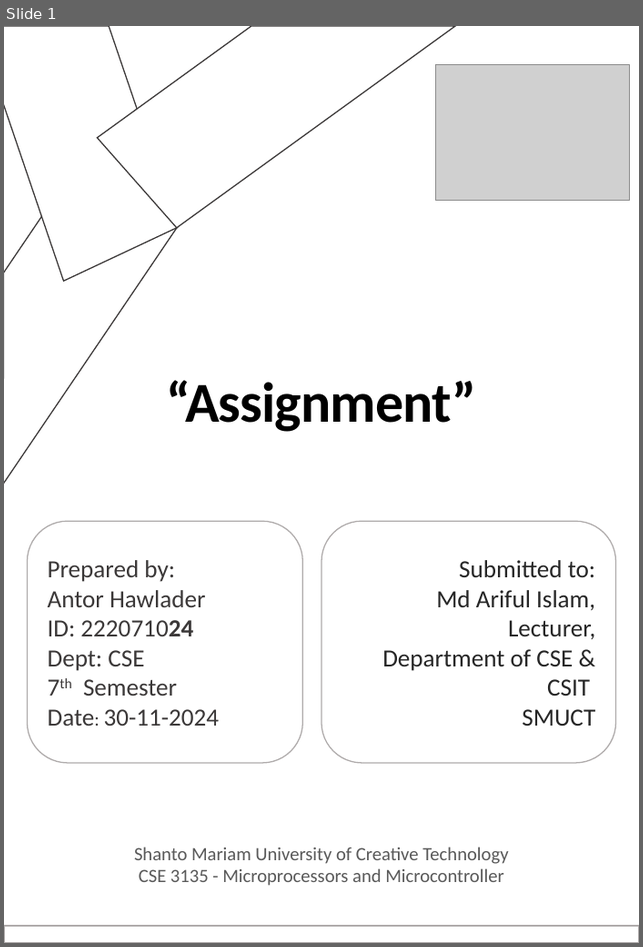
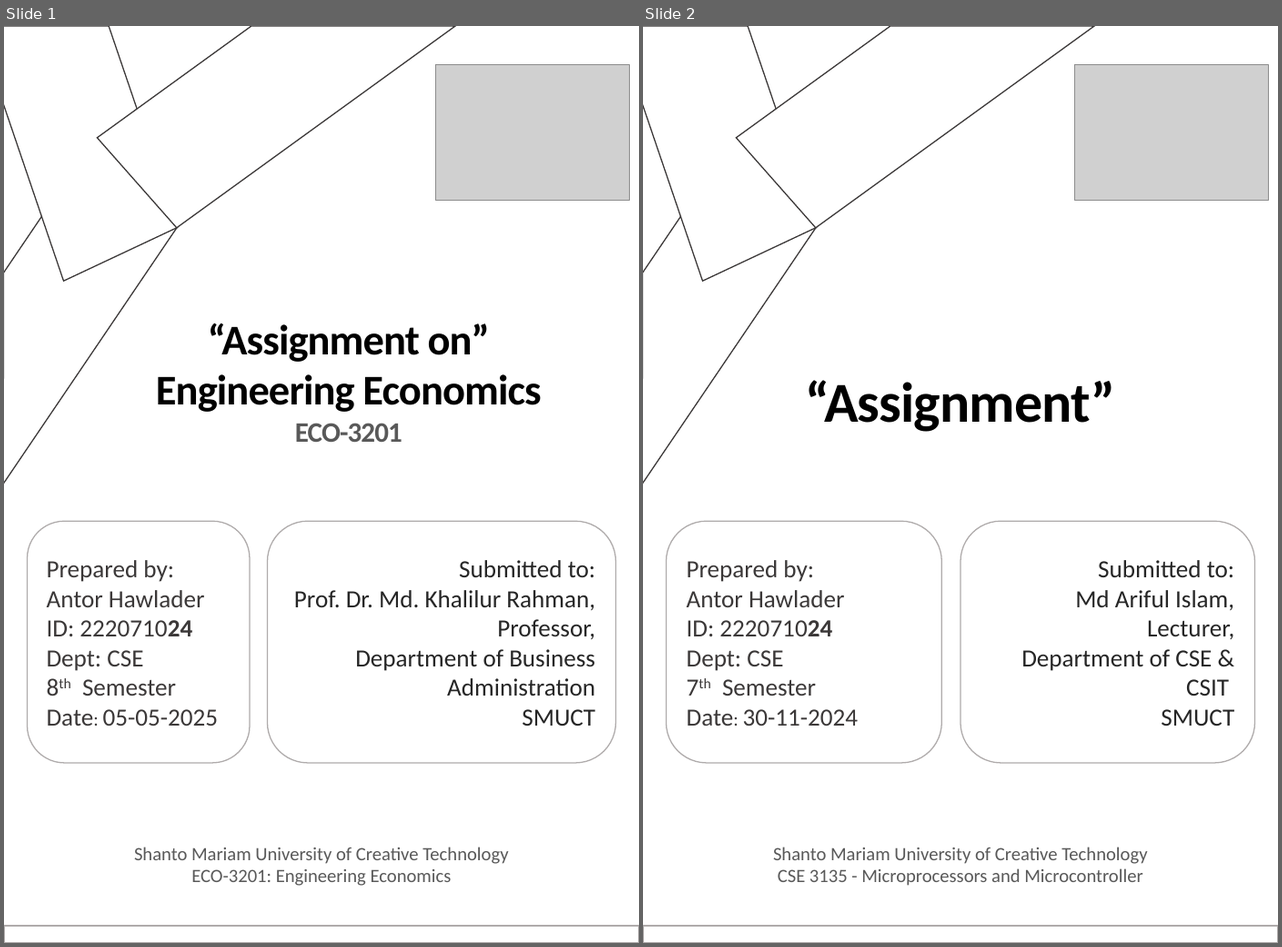
Before and after one commit to AntorPi314/MySave, a slide deck: Cover Page (ALL).pptx. Shown side by side, each under a label of ours: slide 1 before the commit, slides 1 and 2 after it. The pictures are 643x947 and 1282x947 pixels, drawn with LibreOffice and Linux fonts; fonts in the diff are those of the drawing; grey boxes stand for pictures; background and template pictures are left out. Boxes give left, top, right and bottom in pixels: in the first picture for what was removed or moved away, otherwise in the second. Text is boxed around its words. In the diff, an @@ line names an element or a change of style, - is before the commit and + after.

```diff
--- a/Cover Page (ALL).pptx
+++ b/Cover Page (ALL).pptx
@@ slide 1 added at [4, 26, 639, 943], background picture (left out) @@
@@ freeform shape added at [4, 26, 178, 281], fill #FFFFFF, outline #3B3838 1 pt @@
@@ freeform shape added at [97, 26, 455, 227], fill #FFFFFF, outline #3B3838 1 pt @@
@@ picture added at [436, 65, 630, 201] @@
@@ freeform shape added at [4, 162, 179, 498], fill #FFFFFF, outline #3B3838 1 pt @@
@@ text added at [156, 324, 541, 442], 36 pt, text #000000, bold @@
+“Assignment on”
+Engineering Economics
+ECO-3201
@@ rounded rectangle added at [27, 521, 250, 764], outline #AFABAB 1 pt, 21 pt, text #3B3838 @@
+Prepared by:
+Antor Hawlader
+ID: 222071024
+Dept: CSE
+8th Semester
+Date: 05-05-2025
@@ rounded rectangle added at [267, 521, 616, 764], outline #AFABAB 1 pt, 21 pt, text #262626 @@
+Submitted to:
+Prof. Dr. Md. Khalilur Rahman,
+Professor,
+Department of Business Administration
+SMUCT
@@ text added at [134, 847, 508, 886], 16 pt, text #595959 @@
+Shanto Mariam University of Creative Technology
+ECO-3201: Engineering Economics
@@ rectangle added at [4, 926, 639, 943], fill #FFFFFF, outline #AFABAB 1 pt @@
@@ what was slide 1 is now slide 2 @@
```
Also in this commit, not shown: 1 other file.
